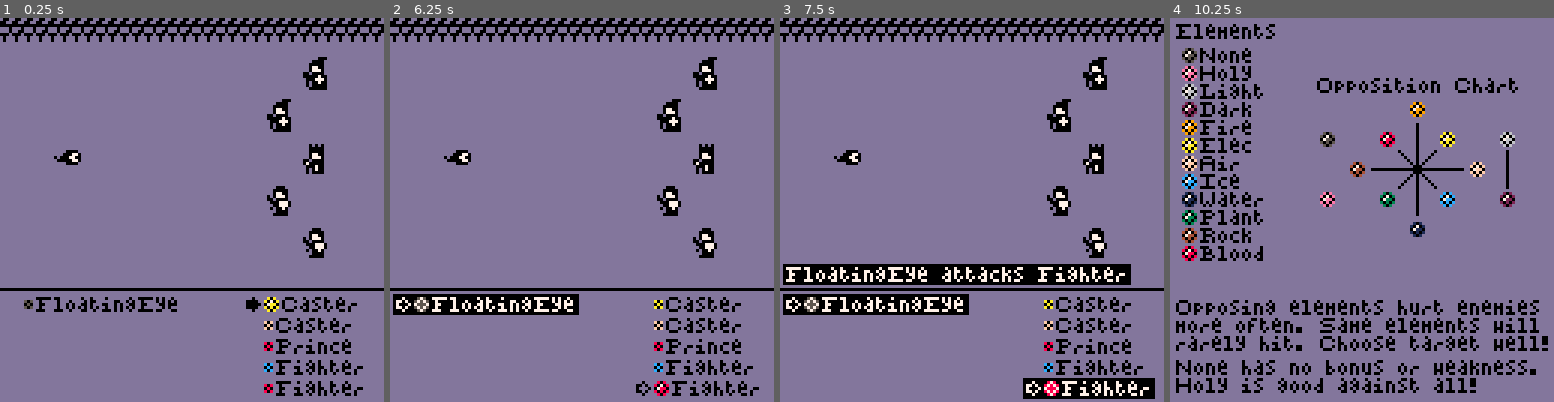
Above: before the commit, frames 1-4 (left to right).
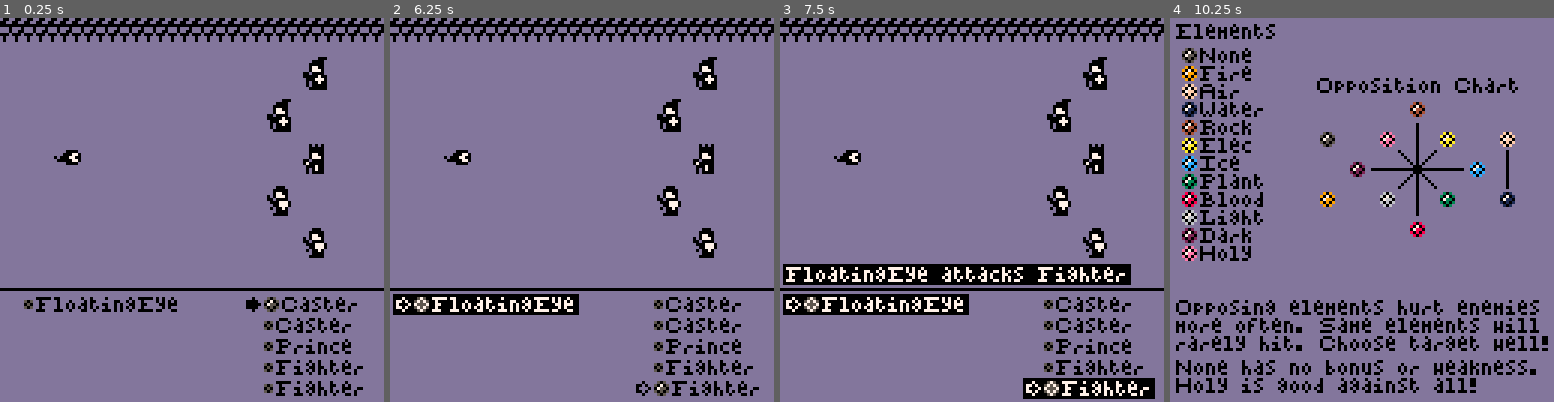
Above: after the commit, the same moments.

Repository: JohnAdamZiolkowski/Pico8-Hive
Game: PICO-8 cartridge prince/prince.p8
The game is run twice, just before and just after one commit, with the same random seed, the same clock (stepped at 60 frames per second) and the same inputs.
Inputs:
- Up to frame 1 (0.25 s): no input
- Up to frame 2 (6.25 s): tap X (X key) at 0.33, 1.07, 1.85, 2.97, 4.08, 5.2 s; tap O (Z key) at 0.7, 1.7, 2.1, 2.5, 2.9, 3.3, 3.7, 4.1, 4.5, 4.9, 5.3, 5.7, 6.1 s; hold Right 1.6-2.1 s; hold Up 2.15-2.42 s; hold Right 2.47-3.03 s; hold Left 3.08-3.58 s; hold Down 3.63-3.97 s; hold Right 4.02-4.68 s; hold Up 4.73-5.03 s; hold Left 5.08-5.68 s; hold Down 5.73-6.03 s; hold Right from 6.08 s (still down)
- Up to frame 3 (7.5 s): tap X (X key) at 6.32, 7.43 s; tap O (Z key) at 6.5, 6.9, 7.3 s; release Right at 6.58 s; hold Right 6.63-7.13 s; hold Up 7.18-7.45 s
- Up to frame 4 (10.25 s): hold Right 7.5-8.07 s; tap O (Z key) every 0.4 s from 7.7 to 10.1 s; hold Left 8.12-8.62 s; tap X (X key) at 8.55, 9.67 s; hold Down 8.67-9 s; hold Right 9.05-9.72 s; hold Up 9.77-10.07 s; hold Left from 10.12 s (still down)

The runs differ from the first frame. In frame 1, 0.2% of the frame differs, in the area x 68-73%, y 72-98%; in frame 2, 0.2%; in frame 3, 0.2%; in frame 4, 3.3%, in the area x 3-90%, y 12-64%.

Commit message:
switched random element option to populate list of unlocked elements

Diff:
--- a/prince/prince.p8
+++ b/prince/prince.p8
@@ -32,8 +32,8 @@
  	v={false, true},
 	 s=1},
 	{i=7, n="^rand ^elem",
-	 o={"^off", "^on"},
- 	v={false, true},
+	 o={"0", "4", "8", "10"},
+ 	v={1, 5, 9, 11},
 	 s=1},
 	{i=8, n="^rand ^enemy",
 	 o={"^off", "^on"},
@@ -189,19 +189,24 @@
 end
 
 palt(black, false)
-elements = {
+elements = {                 //nhldfeaiwprb
  {i=1, n="none", c=dark,    o="444444444444"},
- {i=2, n="holy", c=pink,    o="418888888888"},
- {i=3, n="light", c=light,  o="441866666666"},
- {i=4, n="dark", c=purple,  o="448166666666"},
- {i=5, n="fire", c=orange,  o="412212468642"},
- {i=6, n="elec", c=yellow,  o="412221246864"},
- {i=7, n="air", c=sand,     o="412242124686"},
- {i=8, n="ice", c=sky,      o="412264212468"},
- {i=9, n="water", c=navy,   o="412286421246"},
- {i=10, n="plant", c=forest,o="412268642124"},
- {i=11, n="rock", c=brown,  o="412246864212"},
- {i=12, n="blood", c=red,   o="412224686421"},
+
+ {i=5, n="fire", c=orange,  o="412412468642"},
+ {i=7, n="air", c=sand,     o="412442124686"},
+ {i=9, n="water", c=navy,   o="414286421246"},
+ {i=11, n="rock", c=brown,  o="414246864212"},
+
+ {i=6, n="elec", c=yellow,  o="412421246864"},
+ {i=8, n="ice", c=sky,      o="412464212468"},
+ {i=10, n="plant", c=forest,o="414268642124"},
+ {i=12, n="blood", c=red,   o="414224686421"},
+
+ {i=3, n="light", c=light,  o="421866666666"},
+ {i=4, n="dark", c=purple,  o="428166666666"},
+
+ {i=2, n="holy", c=pink,    o="446688888888"},
+
  {i=13, n="variable", c=neon}
 }
 
@@ -378,11 +383,8 @@
  	end
  	if id != nil then
  	 //assign random element of basic 8
- 	 local e = rnd_int(5,12)
- 	 if random_elem then
- 	  e = rnd_int(1,12)
- 	 end
- 	 local element_n = sub(lget(elements,e).n,1,1)
+ 	 local e = rnd_int(1,#unlocked_elements)
+ 	 local element_n = sub(lget(unlocked_elements,e).n,1,1)
  	 local n = lget(enemy.stats,id).n
  	 local l = 1
  	 assert(e)
@@ -1305,6 +1307,12 @@
 -- go
 
 set_up_settings()
+unlocked_elements = {}
+for i=1,random_elem do
+ local element = lget(elements,i)
+ add(unlocked_elements,element)
+end
+
 set_up_arena()
 draw_arena()
 
